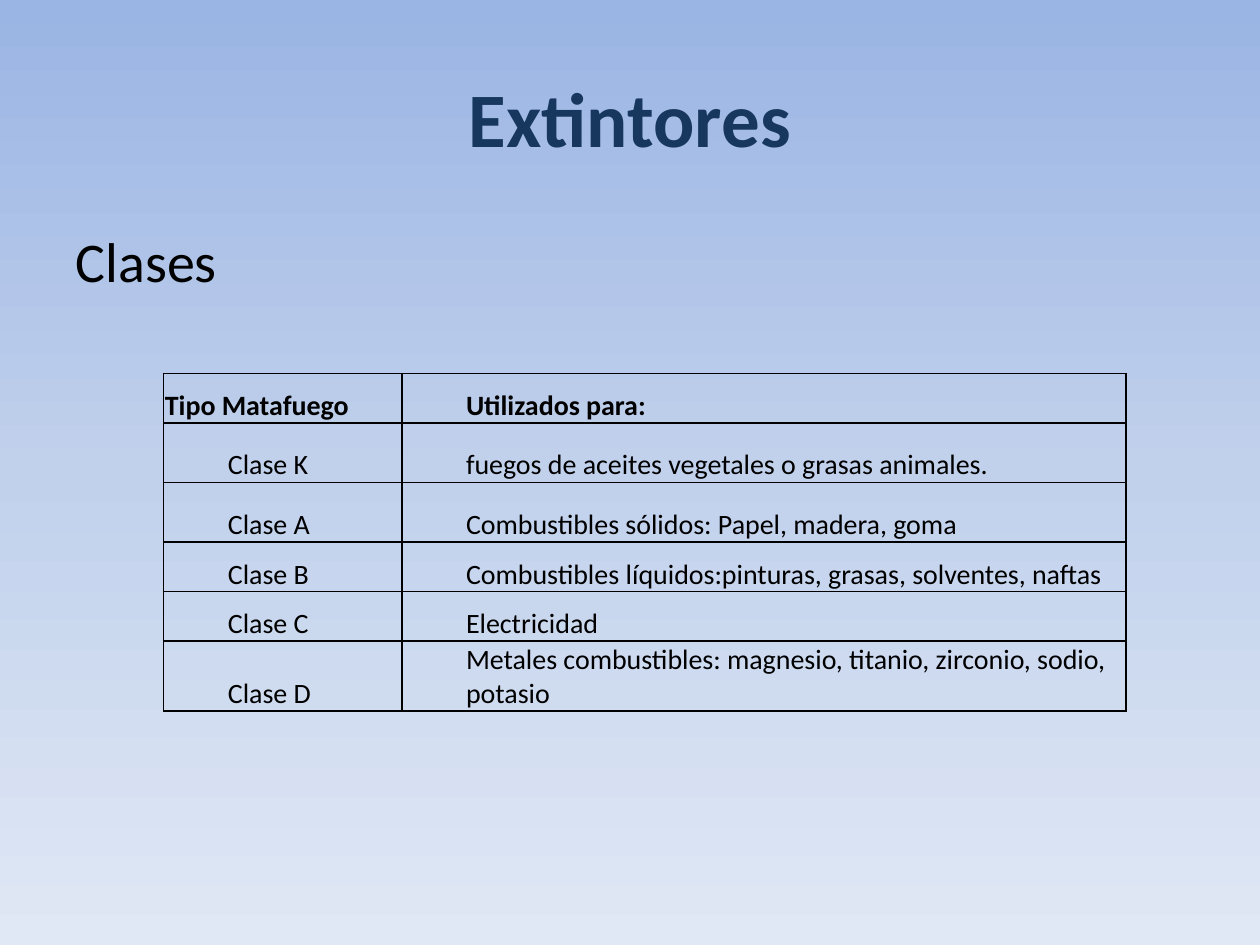
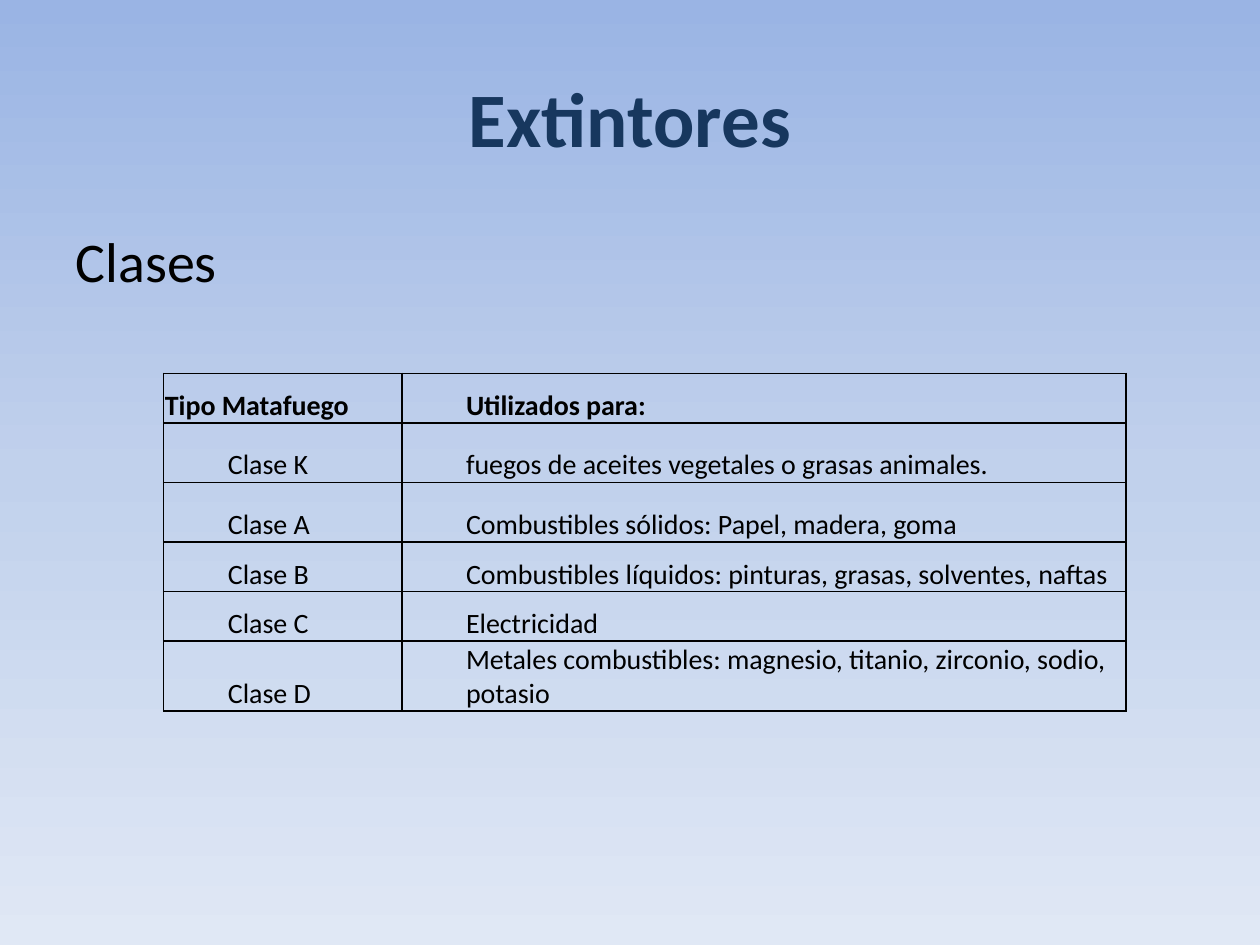
Before and after one commit to gabrielgag89/adm-recursos-2012, a slide deck: slide 3 of Seguridad-Higiene/Trabajo de Higiene y Seguridad.pptx. Drawn at 1260x945 pixels with LibreOffice and Linux fonts; fonts in the diff are those of the drawing. Boxes give left, top, right and bottom in pixels: in the first picture for what was removed or moved away, otherwise in the second. Text is boxed around its words. In the diff, an @@ line names an element or a change of style, - is before the commit and + after.

```diff
--- a/Seguridad-Higiene/Trabajo de Higiene y Seguridad.pptx
+++ b/Seguridad-Higiene/Trabajo de Higiene y Seguridad.pptx
@@ table at (x1=164, y1=373, x2=1126, y2=712) @@
-row 4, column 2: Combustibles líquidos:pinturas, grasas, solventes, naftas
+row 4, column 2: Combustibles líquidos: pinturas, grasas, solventes, naftas
```
Also in this commit, not shown: 3 other slides changed, 1 slide removed, 2 other files.
